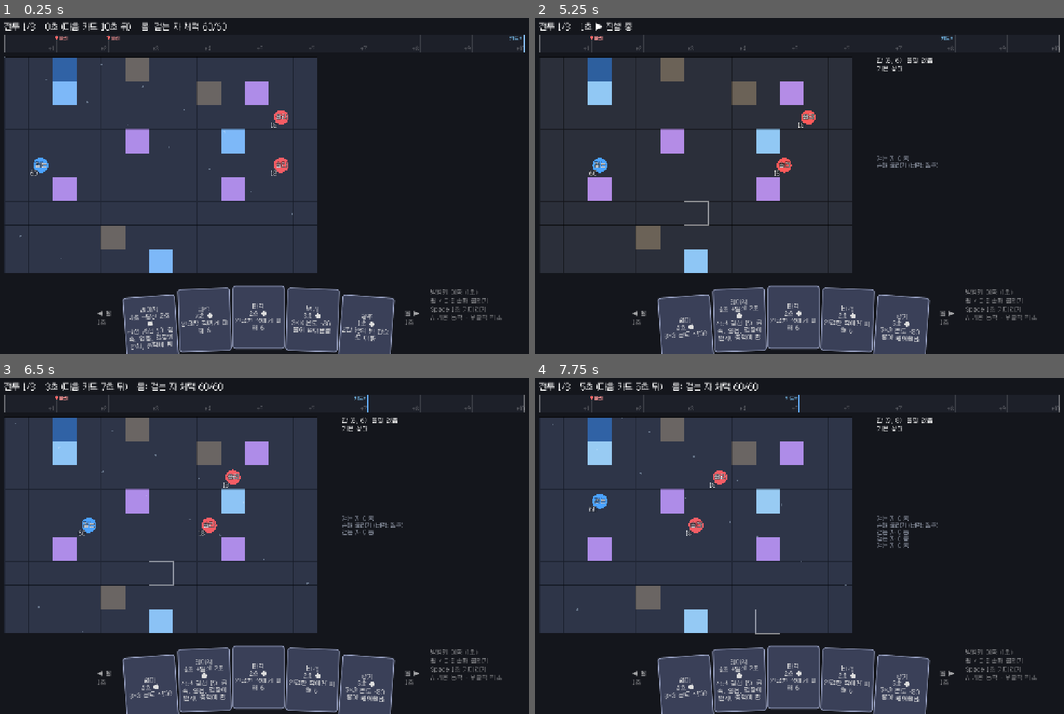
Above: before the commit, frames 1-4 (two rows, left to right).
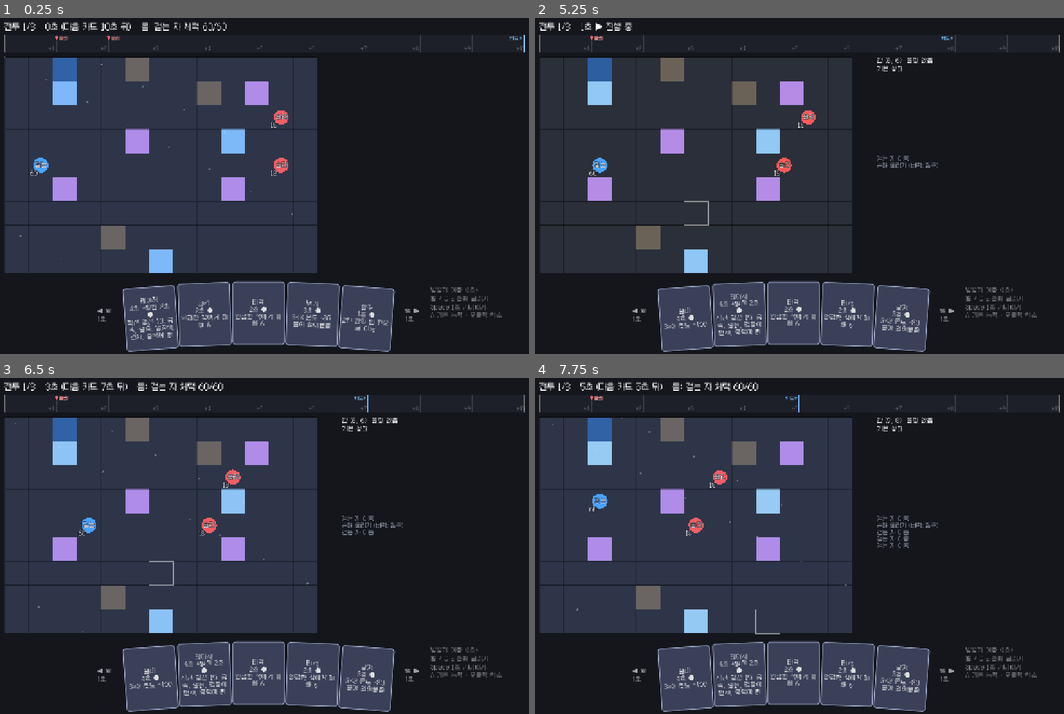
Above: after the commit, the same moments.

Repository: Luchenia/everycard
Game: Godot game, scene res://scenes/battle.tscn
The game is run twice, just before and just after one commit, with the same random seed, the same clock (stepped at 60 frames per second) and the same inputs.
Inputs (mouse positions are in pixels of both pictures, inside the frame that each line leads up to):
- Up to frame 1 (0.25 s): no input
- Up to frame 2 (5.25 s): click "레이저 4초 +탈진 2초 ● 직선 광선 10. 금속,…" at 0.5 s; click "타격 2초 ● 인접한 적에게 피해 6" at 1.25 s; click "타격 2초 ● 인접한 적에게 피해 6" at 2 s; click "냉기 3초 ● 3×3 온도 -80. 물이 얼어붙음" at 2.75 s; click "질주 1초 ● 2칸 안의 빈 칸으로 이동" at 3.5 s; tap Enter at 4.25 s; move the mouse to (693, 165) at 4.27 s; hold Right 4.28-5.03 s; tap Q at 4.35 s; click (693, 165) at 4.42 s; tap Space at 4.52 s; move the mouse to (693, 202) at 5.02 s; hold Down from 5.03 s (still down); tap E at 5.1 s
- Up to frame 3 (6.5 s): tap Space at 5.27 s; move the mouse to (317, 472) at 5.77 s; release Down at 5.78 s; hold Right from 5.78 s (still down); tap Q at 5.85 s
- Up to frame 4 (7.75 s): move the mouse to (773, 613) at 6.52 s; release Right at 6.53 s; hold Up 6.53-7.28 s; tap E at 6.6 s; click (773, 613) at 6.67 s; tap Space at 6.77, 7.52 s; move the mouse to (963, 596) at 7.27 s; hold Left from 7.28 s (still down); tap Q at 7.35 s

The runs differ from the first frame. In frame 1, 4.5% of the frame differs, in the area x 18-95%, y 78-100%; in frame 2, 4.4%; in frame 3, 4.4%; in frame 4, 4.4%.

Commit message:
fix: hand fan fits the window; evidence folder ignored by the Godot importer
Co-Authored-By: Claude Opus 5.5 <noreply@anthropic.com>
Claude-Session: https://claude.ai/code/session_01Lpp6z2a9FxR3iVL1P5DjBQ

Diff:
--- a/src/view/battle_screen.gd
+++ b/src/view/battle_screen.gd
@@ -64,7 +64,7 @@
 	log_label.add_theme_font_size_override("normal_font_size", 13)
 	add_child(log_label)
 	hand_box = Control.new()
-	hand_box.position = Vector2(24, 626)
+	hand_box.position = Vector2(24, 620)
 	hand_box.size = Vector2(1232, 180)
 	hand_box.mouse_filter = Control.MOUSE_FILTER_IGNORE
 	add_child(hand_box)
@@ -177,7 +177,7 @@
 			btn.size = Vector2(124, 150)
 			btn.pivot_offset = Vector2(62, 300)
 			var k := float(i) - float(n - 1) / 2.0
-			btn.position = Vector2(300 + i * 120, 12 + absf(k) * absf(k) * 6)
+			btn.position = Vector2(300 + i * 120, 8 + absf(k) * absf(k) * 3)
 			btn.rotation = k * 0.035
 			btn.toggle_mode = true
 			btn.add_theme_stylebox_override("normal", _card_style(Color("#3a4058"), Color("#9aa3c4")))
Not shown, added: evidence/.gdignore
Not shown, removed: evidence/stage1/01_start.png.import
Not shown, removed: evidence/stage1/02_oil_and_preview.png.import
Not shown, removed: evidence/stage1/03_after_chain.png.import
Not shown, removed: evidence/stage1/04_web_build.png.import
Not shown, removed: evidence/timeline/01_slimes_telegraph.png.import
Not shown, removed: evidence/timeline/02_card_selected_time_span.png.import
Not shown, removed: evidence/timeline/03_boss_safe_zone.png.import
